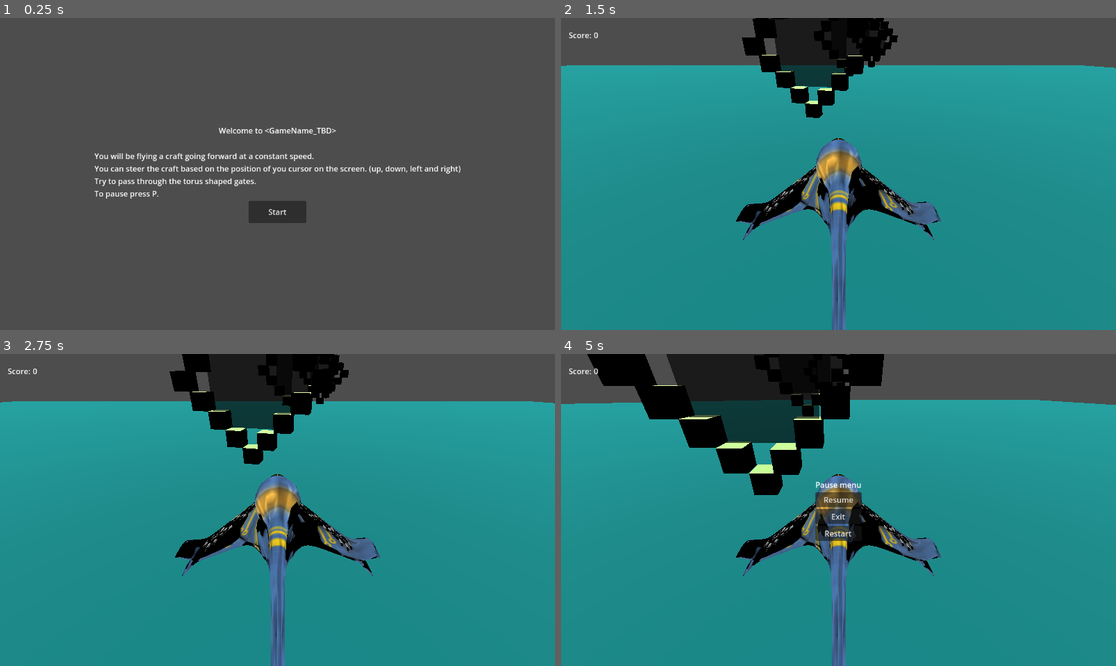
Above: before the commit, frames 1-4 (two rows, left to right).
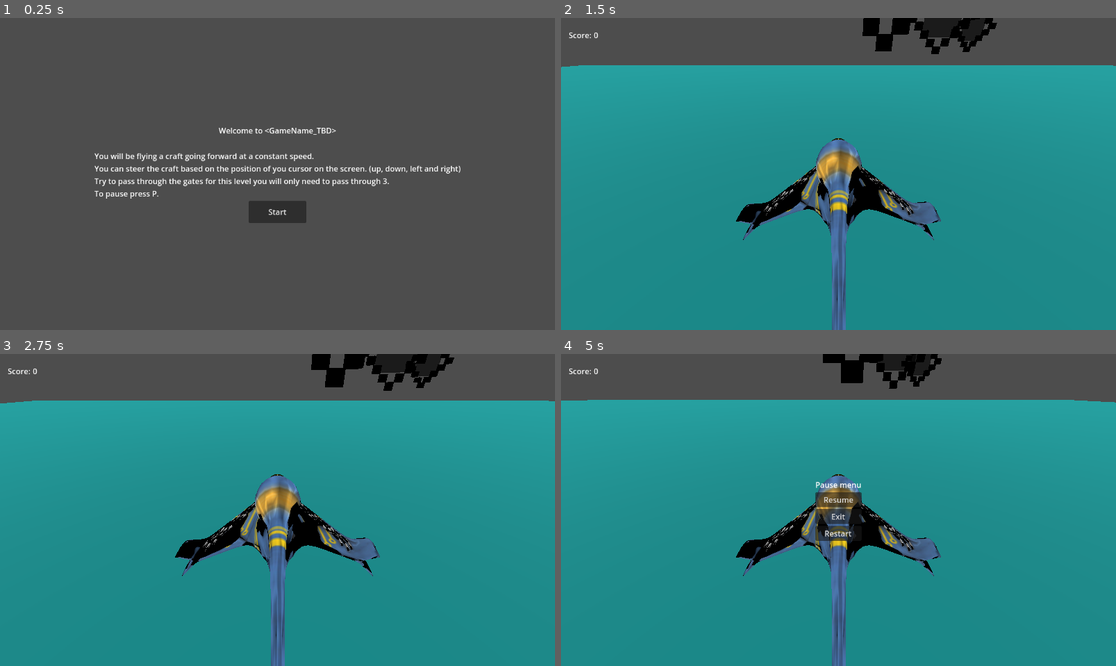
Above: after the commit, the same moments.

Repository: Shahriar-Kariman/flying_ship
Game: Godot game, scene res://start_screen.tscn
Two runs of this game, one before a commit and one after it. Both use one fixed random seed, a clock stepped at 60 frames per second and the inputs below.
Inputs (mouse positions are in pixels of both pictures, inside the frame that each line leads up to):
- Up to frame 1 (0.25 s): no input
- Up to frame 2 (1.5 s): click "Start" at 0.5 s; move the mouse to (960, 158) at 1.27 s; hold D (right) from 1.28 s (still down)
- Up to frame 3 (2.75 s): move the mouse to (166, 525) at 2.02 s; release D (right) at 2.03 s; hold S (backward) from 2.03 s (still down)
- Up to frame 4 (5 s): move the mouse to (894, 441) at 2.77 s; release S (backward) at 2.78 s; hold D (right) 2.78-3.53 s; move the mouse to (810, 572) at 3.52 s; hold W (forward) 3.53-4.28 s; move the mouse to (1005, 556) at 4.27 s; hold A (left) from 4.28 s (still down); tap P (pause) at 4.9 s

The runs differ from the first frame. In frame 1, 0.4% of the frame differs, in the area x 32-71%, y 51-54%; in frame 2, 6.2%; in frame 3, 7.7%; in frame 4, 13%, in the area x 0-100%, y 0-62%.

Commit message:
slight tweak to the back collisions of the loops.

Diff:
--- a/loop.tscn
+++ b/loop.tscn
@@ -240,5 +240,5 @@
 surface_material_override/0 = SubResource("StandardMaterial3D_4k2us")
 
 [node name="CollisionShape3D" type="CollisionShape3D" parent="inner/box"]
-transform = Transform3D(2.4, 0, 0, 0, 2.4, 0, 0, 0, 0.081, 0, 2, 0)
+transform = Transform3D(2.4, 0, 0, 0, 2.4, 0, 0, 0, 0.081, 0, 2, -0.625541)
 shape = SubResource("BoxShape3D_ee8x2")
--- a/main.tscn
+++ b/main.tscn
@@ -30,7 +30,7 @@
 shape = SubResource("BoxShape3D_edoxw")
 
 [node name="FlyingCraft" parent="." instance=ExtResource("1_pcvgg")]
-transform = Transform3D(1, 0, 0, 0, 1, 0, 0, 0, 1, 0, 201.585, 0)
+transform = Transform3D(0.994553, 0, -0.104233, 0, 1, 0, 0.104233, 0, 0.994553, -819.879, 195.439, 1129.58)
 motion_mode = 1
 
 [node name="Camera3D" type="Camera3D" parent="FlyingCraft"]
@@ -38,15 +38,6 @@
 
 [node name="DirectionalLight3D" type="DirectionalLight3D" parent="."]
 transform = Transform3D(1, 0, 0, 0, -4.37114e-08, 1, 0, -1, -4.37114e-08, -39.0793, 383.418, -477.38)
-
-[node name="loop" parent="." instance=ExtResource("2_j8j07")]
-transform = Transform3D(93.9004, 0, -34.3906, 0, 100, 0, 34.3906, 0, 93.9004, 143.383, 165.257, -1416.29)
-
-[node name="loop2" parent="." instance=ExtResource("2_j8j07")]
-transform = Transform3D(74.0699, 0, -67.1837, 0, 100, 0, 67.1837, 0, 74.0699, 437.735, 165.257, -2137.48)
-
-[node name="loop3" parent="." instance=ExtResource("2_j8j07")]
-transform = Transform3D(-96.3331, 0, 26.8314, 0, 100, 0, -26.8314, 0, -96.3331, -58.671, 106.387, -699.22)
 
 [node name="ScoreControl" type="Control" parent="."]
 layout_mode = 3
@@ -104,6 +95,7 @@
 
 [node name="Resume" type="Button" parent="PauseControl/VBoxContainer"]
 layout_mode = 2
+tooltip_text = "Did you really think I would let you pause and continue anytime you want?"
 text = "Resume"
 
 [node name="Exit" type="Button" parent="PauseControl/VBoxContainer"]
@@ -160,6 +152,15 @@
 text = "End
 "
 
+[node name="loop" parent="." instance=ExtResource("2_j8j07")]
+transform = Transform3D(157.33, 0, -29.1055, 0, 160, 0, 29.1055, 0, 157.33, -364.839, 318.708, -98.5391)
+
+[node name="loop2" parent="." instance=ExtResource("2_j8j07")]
+transform = Transform3D(126.669, 0, -97.7493, 0, 160, 0, 97.7493, 0, 126.669, 753.168, 265.043, -1388.24)
+
+[node name="loop3" parent="." instance=ExtResource("2_j8j07")]
+transform = Transform3D(52.5765, 0, -151.115, 0, 160, 0, 151.115, 0, 52.5765, 2169.51, 265.043, -2704.85)
+
 [connection signal="pause" from="." to="FlyingCraft" method="_on_main_pause"]
 [connection signal="lose" from="FlyingCraft" to="." method="_on_end"]
 [connection signal="lose" from="FlyingCraft" to="EndScreenControl" method="_on_flying_craft_lose"]
--- a/start_screen.tscn
+++ b/start_screen.tscn
@@ -36,7 +36,7 @@
 text = "
 You will be flying a craft going forward at a constant speed.
 You can steer the craft based on the position of you cursor on the screen. (up, down, left and right)
-Try to pass through the torus shaped gates.
+Try to pass through the gates for this level you will only need to pass through 3.
 To pause press P."
 
 [node name="Button" type="Button" parent="VBoxContainer"]
